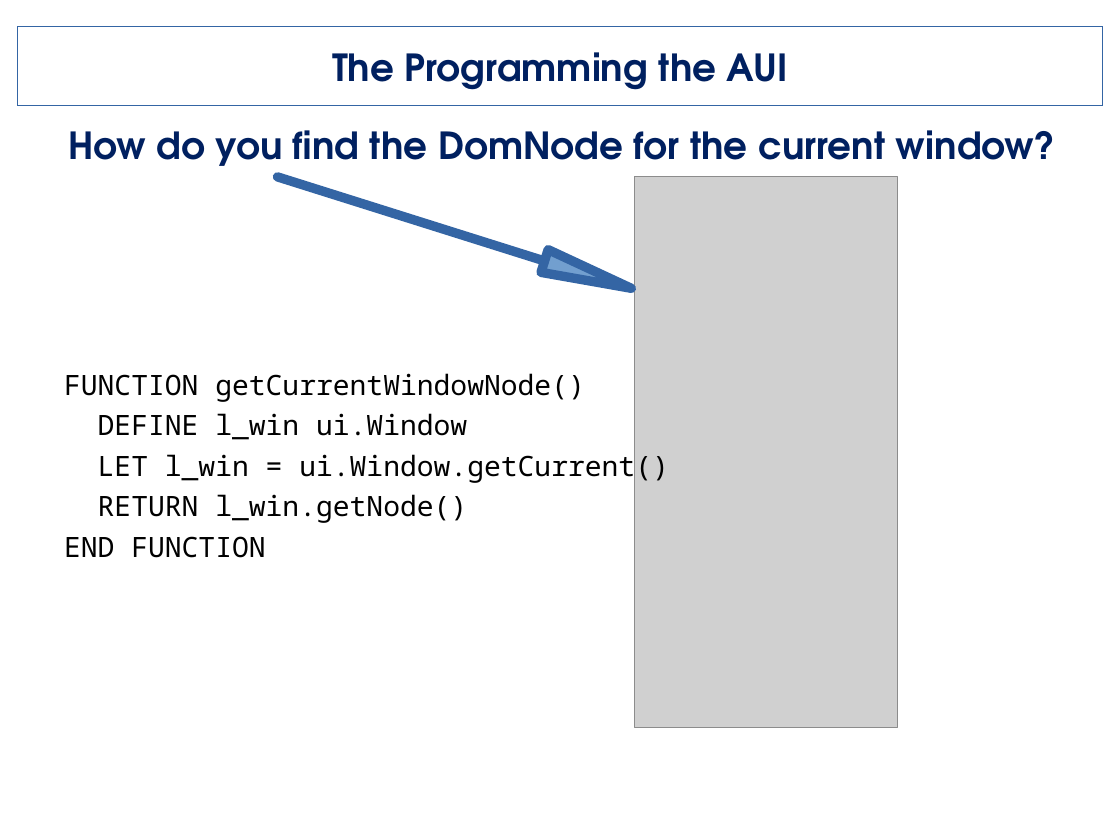
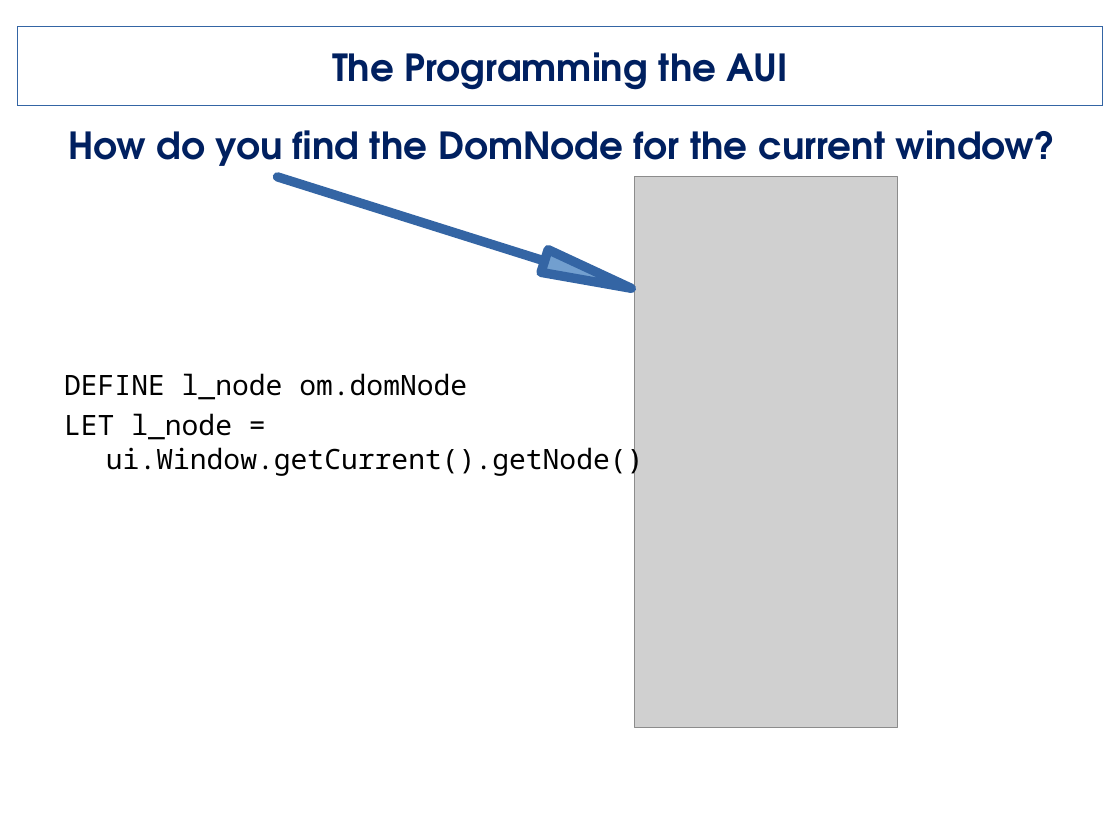
Before and after one commit to neilm-fourjs/genero_training, a slide deck: slide 11 of Slides/05_AUI.odp. Drawn at 1120x840 pixels with LibreOffice and Linux fonts; fonts in the diff are those of the drawing; grey boxes stand for pictures; background and template pictures are left out. Boxes give left, top, right and bottom in pixels: in the first picture for what was removed or moved away, otherwise in the second. Text is boxed around its words. In the diff, an @@ line names an element or a change of style, - is before the commit and + after.

Commit message:
slides

```diff
--- a/Slides/05_AUI.odp
+++ b/Slides/05_AUI.odp
@@ text at (64, 373, 644, 476): text changed @@
-FUNCTION getCurrentWindowNode()
-DEFINE l_win ui.Window
-LET l_win = ui.Window.getCurrent()
-RETURN l_win.getNode()
-END FUNCTION
+DEFINE l_node om.domNode
+LET l_node = ui.Window.getCurrent().getNode()
```
Also in this commit, not shown: 9 other files.
